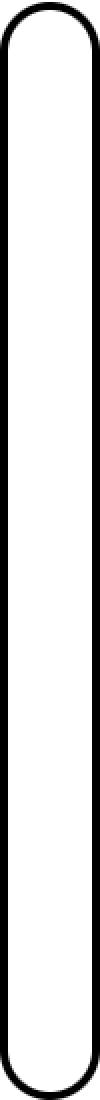
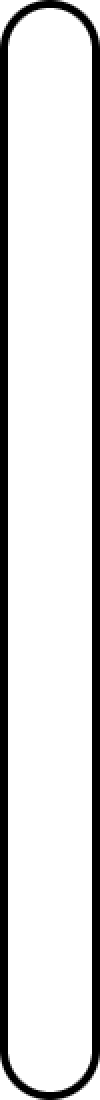
The second 100px x 1100px image is a revision of the first. Changes to its layers:
added layer "white" above "circles" over left=8, top=8, right=92, bottom=1092
painted on "circles" over left=0, top=0, right=100, bottom=50
